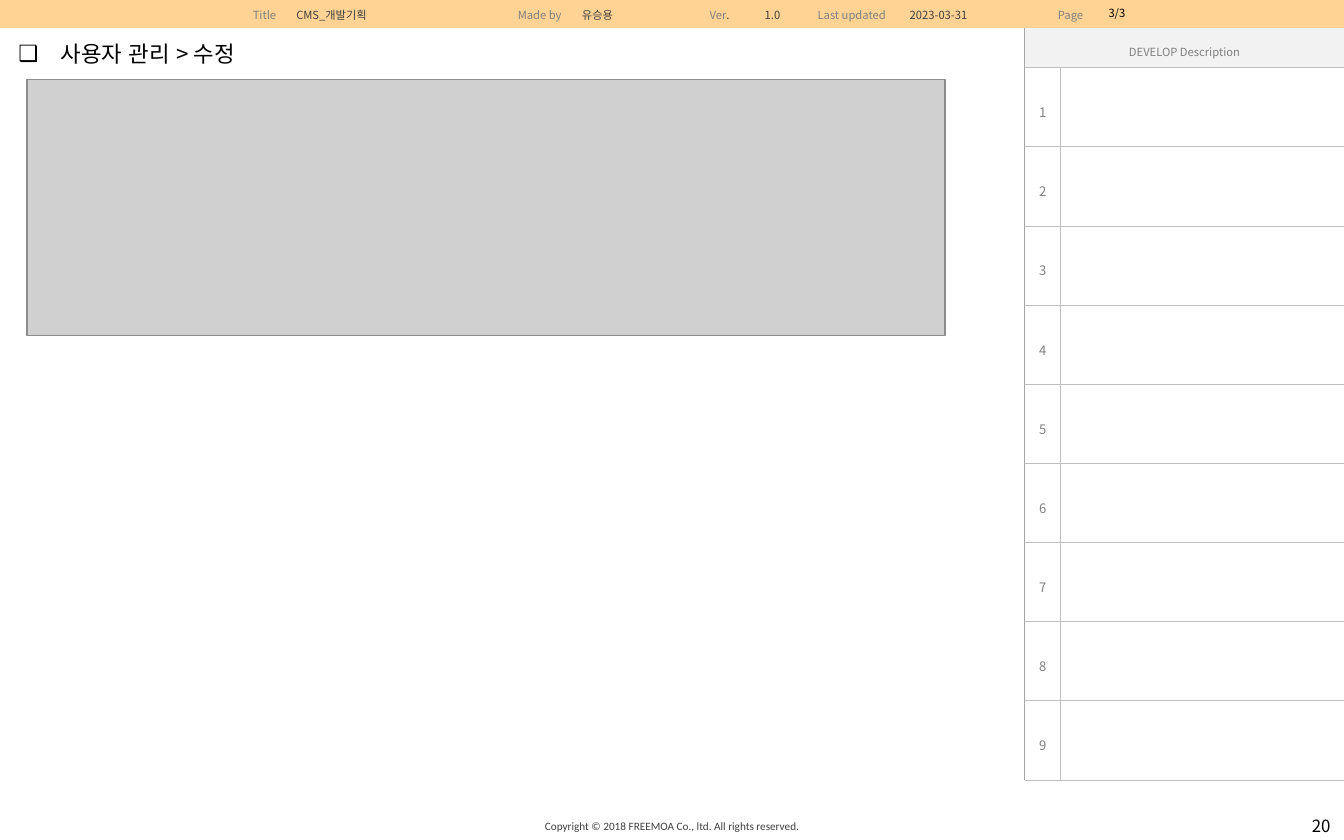
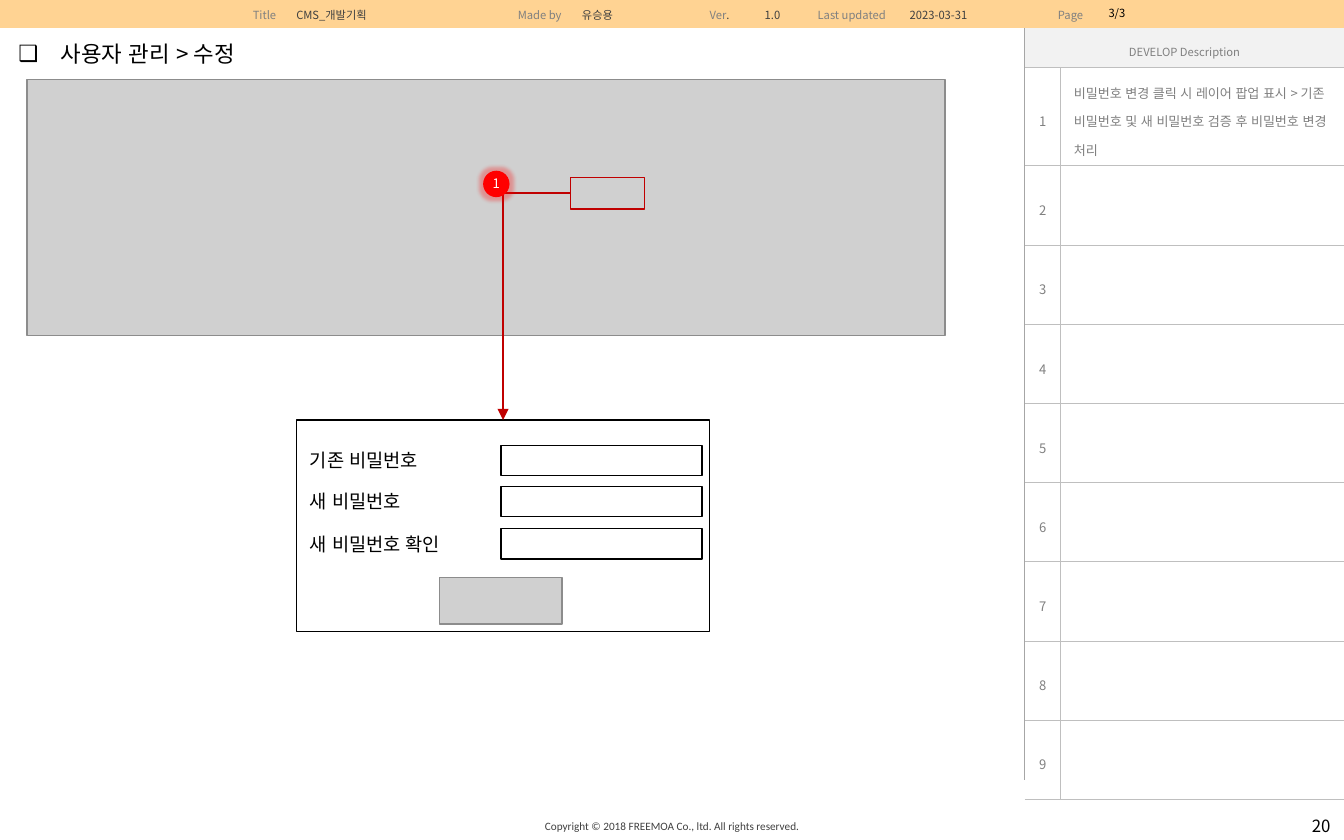
Before and after one commit to Sioria-YU/sioscms, a slide deck: slide 20 of doc/CMS_관리자_화면설계서.pptx. Drawn at 1344x840 pixels with LibreOffice and Linux fonts; fonts in the diff are those of the drawing; grey boxes stand for pictures. Boxes give left, top, right and bottom in pixels: in the first picture for what was removed or moved away, otherwise in the second. Text is boxed around its words. In the diff, an @@ line names an element or a change of style, - is before the commit and + after.

Commit message:
1.관리자 화면설계 > 코드 관, 비밀번호 변경 부분 추가

```diff
--- a/doc/CMS_관리자_화면설계서.pptx
+++ b/doc/CMS_관리자_화면설계서.pptx
@@ table at bbox=[1024, 28, 1344, 782] @@
-row 2, column 2: 
+row 2, column 2: 비밀번호 변경 클릭 시 레이어 팝업 표시 > 기존 비밀번호 및 새 비밀번호 검증 후 비밀번호 변경 처리
@@ ellipse added at bbox=[482, 171, 509, 198], fill #FF0000 @@
@@ text added at bbox=[493, 178, 500, 188], 7 pt, text #FFFFFF @@
+1
@@ rectangle added at bbox=[570, 177, 644, 210], outline #C00000 0.75 pt @@
@@ elbow arrow added from (570, 194) to (503, 419), #C00000 0.75 pt @@
@@ rectangle added at bbox=[297, 419, 710, 630], outline #000000 0.75 pt @@
@@ rectangle added at bbox=[501, 445, 703, 476], outline #000000 0.75 pt @@
@@ text added at bbox=[310, 451, 418, 469], 10 pt, text #000000 @@
+기존 비밀번호
@@ text added at bbox=[310, 492, 401, 510], 10 pt, text #000000 @@
+새 비밀번호
@@ rectangle added at bbox=[501, 487, 703, 517], outline #000000 0.75 pt @@
@@ text added at bbox=[310, 535, 440, 553], 10 pt, text #000000 @@
+새 비밀번호 확인
@@ rectangle added at bbox=[501, 528, 703, 559], outline #000000 0.75 pt @@
@@ picture added at bbox=[439, 578, 562, 625] @@
```
Also in this commit, not shown: 2 other slides changed, 3 slides added.
